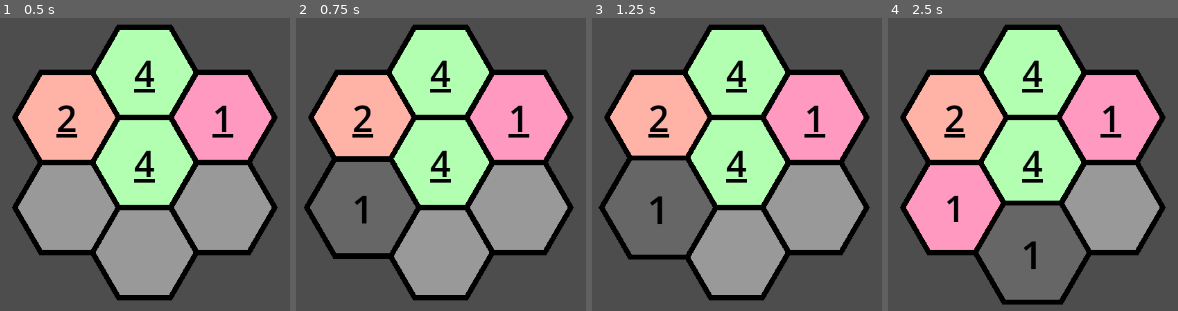
Above: before the commit, frames 1-4 (left to right).
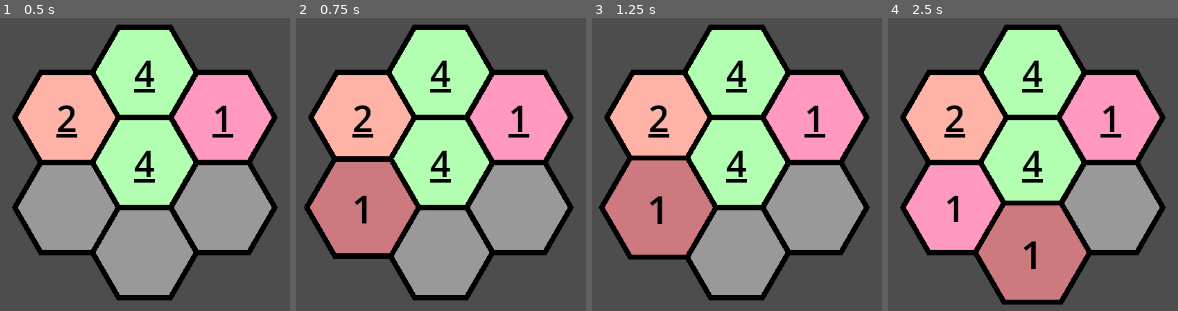
Above: after the commit, the same moments.

Repository: CattacoCattaco/Fillhex
Game: Godot game, scene res://hex_grid/hex_grid.tscn
The game is run twice, just before and just after one commit, with the same random seed, the same clock (stepped at 60 frames per second) and the same inputs.
Inputs (mouse positions are in pixels of both pictures, inside the frame that each line leads up to):
- Up to frame 1 (0.5 s): no input
- Up to frame 2 (0.75 s): tap Enter at 0.5 s; move the mouse to (362, 208) at 0.52 s; hold Right from 0.53 s (still down); tap Alt at 0.6 s; click (362, 208) at 0.67 s
- Up to frame 3 (1.25 s): keep holding Right
- Up to frame 4 (2.5 s): tap Space at 1.25 s; move the mouse to (954, 117) at 1.27 s; release Right at 1.28 s; hold Down 1.28-2.03 s; tap Shift at 1.35 s; click (954, 117) at 1.42 s; tap Enter at 2 s; move the mouse to (1033, 252) at 2.02 s; hold Right from 2.03 s (still down); tap Alt at 2.1 s; click (1033, 252) at 2.17 s

Frame 1 is identical in both runs. In frame 2, 8.4% of the frame differs, in the area x 4-42%, y 49-81%; in frame 3, 9.0%; in frame 4, 9.0%, in the area x 31-69%, y 63-97%.

Commit message:
Misc Hex Changes
Added State variable which tracks the current state of a hex. Changing a hex's number now automatically changes its color. Fixed bug where 10 was no longer displayed correctly due to using draw_char.

Diff:
--- a/hex_grid/hex/hex.gd
+++ b/hex_grid/hex/hex.gd
@@ -1,6 +1,13 @@
 @tool
 class_name Hex
 extends Control
+
+enum State {
+	NORMAL,
+	HOVERED,
+	PRESSED,
+	HOVERED_PRESSED,
+}
 
 const COLORS: Array[Color] = [
 	Color(0.6, 0.6, 0.6),
@@ -30,9 +37,27 @@
 	Color(0.8, 0.56, 0.72),
 ]
 
+const PRESSED_COLORS: Array[Color] = [
+	Color(0.2, 0.2, 0.2),
+	Color(0.64, 0.384, 0.4),
+	Color(0.64, 0.448, 0.416),
+	Color(0.64, 0.576, 0.416),
+	Color(0.416, 0.64, 0.416),
+	Color(0.32, 0.64, 0.512),
+	Color(0.32, 0.576, 0.64),
+	Color(0.352, 0.48, 0.64),
+	Color(0.448, 0.448, 0.64),
+	Color(0.544, 0.416, 0.64),
+	Color(0.64, 0.448, 0.576),
+]
+
+const BLACK = Color.BLACK
+
+
 @export var number: int = 1:
 	set(value):
 		number = value
+		color = get_state_color(state)
 		queue_redraw()
 
 @export var given: bool = true:
@@ -52,12 +77,15 @@
 		queue_redraw()
 
 
+var state: State = State.NORMAL:
+	set(value):
+		state = value
+		queue_redraw()
+
 var zoom_factor: float = 1.0:
 	set(value):
 		zoom_factor = value
 		queue_redraw()
-
-var label: Label
 
 var zoom_tween: Tween
 
@@ -74,22 +102,22 @@
 
 	draw_colored_polygon(corners, color)
 
-	draw_polyline(corners, Color.BLACK, max(scale_factor * 0.1, 3))
-
+	draw_polyline(corners, BLACK, max(scale_factor * 0.1, 3))
 
 	if number != 0:
 		var font: Font = get_theme_default_font()
 		var font_size: int = floori(scale_factor * 0.7 * zoom_factor)
+		var text_width: int = floori(
+				font.get_string_size(str(number), HORIZONTAL_ALIGNMENT_LEFT, -1, font_size).x)
+
 		var hex_center := Vector2(scale_factor, scale_factor * sqrt(3) / 2)
-		var character_size := font.get_char_size("2".unicode_at(0), font_size)
-		var char_pos := Vector2(hex_center.x - character_size.x / 2, hex_center.y + font_size / 2.0)
-		char_pos -= Vector2(0, 4)
-		draw_char(font, char_pos, str(number), font_size, Color.BLACK)
+		var text_pos := Vector2(hex_center.x - text_width / 2.0, hex_center.y + font_size / 2.0 - 4)
+		draw_string(font, text_pos, str(number), HORIZONTAL_ALIGNMENT_LEFT, -1, font_size, BLACK)
 
 		if given:
-			var underline_start := char_pos + Vector2(0, 5)
-			var underline_end := char_pos + Vector2(character_size.x, 5)
-			draw_line(underline_start, underline_end, Color.BLACK, 5)
+			var underline_start := text_pos + Vector2(0, 5)
+			var underline_end := text_pos + Vector2(text_width, 5)
+			draw_line(underline_start, underline_end, BLACK, 5)
 
 
 func _gui_input(event: InputEvent) -> void:
@@ -106,11 +134,16 @@
 	if given:
 		return
 
+	if state == State.NORMAL:
+		state = State.HOVERED
+	elif state == State.PRESSED:
+		state = State.HOVERED_PRESSED
+
 	if zoom_tween:
 		zoom_tween.kill()
 	zoom_tween = create_tween()
 
-	zoom_tween.tween_property(self, "color", HOVERED_COLORS[number], 0.1)
+	zoom_tween.tween_property(self, "color", get_state_color(state), 0.1)
 	zoom_tween.tween_property(self, "zoom_factor", 1.1, 0.15)
 	z_index = 5
 
@@ -119,12 +152,17 @@
 	if given:
 		return
 
+	if state == State.HOVERED:
+		state = State.NORMAL
+	elif state == State.HOVERED_PRESSED:
+		state = State.PRESSED
+
 	if zoom_tween:
 		zoom_tween.kill()
 	zoom_tween = create_tween()
 
 	zoom_tween.tween_property(self, "zoom_factor", 1.0, 0.15)
-	zoom_tween.tween_property(self, "color", COLORS[number], 0.1)
+	zoom_tween.tween_property(self, "color", get_state_color(state), 0.1)
 	zoom_tween.tween_callback(reset_z)
 	z_index = 4
 
@@ -164,5 +202,17 @@
 	return zoomed
 
 
+func get_state_color(_state) -> Color:
+	match _state:
+		State.NORMAL:
+			return COLORS[number]
+		State.HOVERED:
+			return HOVERED_COLORS[number]
+		State.PRESSED, State.HOVERED_PRESSED:
+			return PRESSED_COLORS[number]
+
+	return BLACK
+
+
 func get_scale_factor() -> float:
 	return min(size.x / 2, size.y / sqrt(3))
